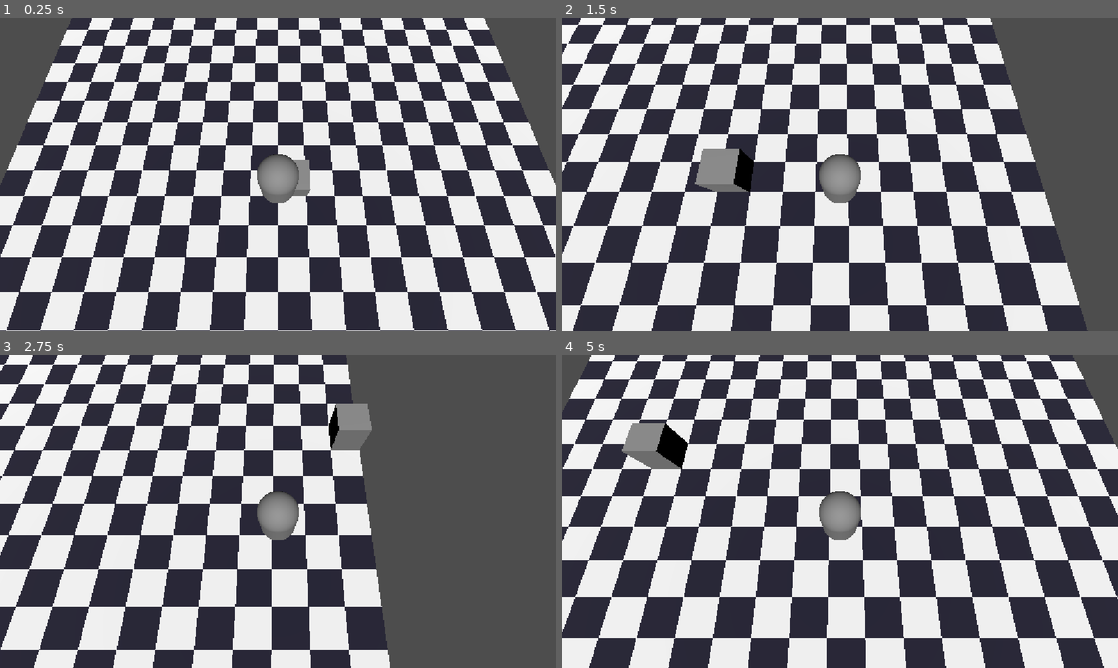
Above: before the commit, frames 1-4 (two rows, left to right).
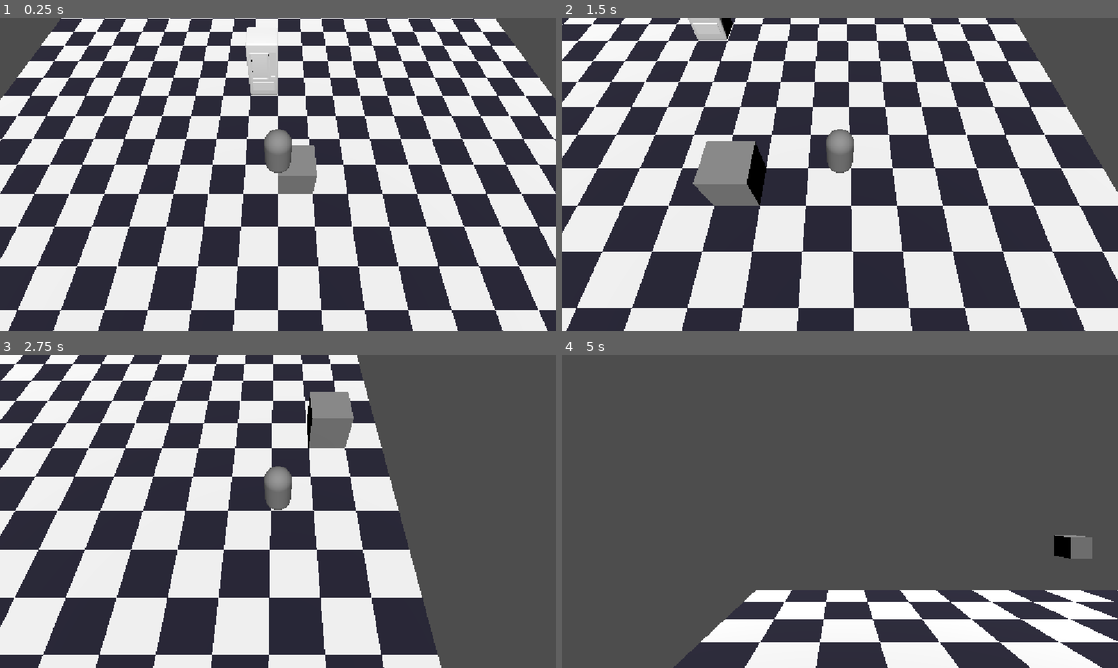
Above: after the commit, the same moments.

Repository: khriii/3d-food-tycoon
Game: Godot game, scene res://scenes/main/main.tscn
Same seed, same stepped clock (60 frames per second), same inputs: the game is played once before the commit and once after it.
Inputs (mouse positions are in pixels of both pictures, inside the frame that each line leads up to):
- Up to frame 1 (0.25 s): no input
- Up to frame 2 (1.5 s): move the mouse to (962, 158) at 0.52 s; hold D (move_right) 0.53-1.28 s; move the mouse to (728, 190) at 1.27 s; hold S (move_down) from 1.28 s (still down)
- Up to frame 3 (2.75 s): move the mouse to (333, 442) at 2.02 s; release S (move_down) at 2.03 s; hold D (move_right) from 2.03 s (still down)
- Up to frame 4 (5 s): move the mouse to (812, 574) at 2.77 s; release D (move_right) at 2.78 s; hold W (move_up) 2.78-3.53 s; move the mouse to (1006, 558) at 3.52 s; hold A (move_left) from 3.53 s (still down); move the mouse to (673, 464) at 4.27 s

The runs differ from the first frame. In frame 1, 53% of the frame differs, in the area x 0-100%, y 0-100%; in frame 2, 52%; in frame 3, 40%; in frame 4, 89%.

Commit message:
Added vending machine 3d model and tested camera change

Diff:
--- a/3d-food-tycoon/project.godot
+++ b/3d-food-tycoon/project.godot
@@ -22,6 +22,10 @@
 
 window/stretch/mode="canvas_items"
 window/stretch/aspect="expand"
+
+[filesystem]
+
+import/blender/enabled=false
 
 [input]
 
--- a/3d-food-tycoon/scenes/main/main.tscn
+++ b/3d-food-tycoon/scenes/main/main.tscn
@@ -13,5 +13,6 @@
 transform = Transform3D(1, 0, 0, 0, 1, 0, 0, 0, 1, 0, 2.3396206, 0)
 
 [node name="Camera3D" type="Camera3D" parent="Player" unique_id=1330465765]
-transform = Transform3D(1, 0, 0, 0, 0.304352, 0.95255965, 0, -0.95255965, 0.304352, 0, 5.1024265, 1.4579086)
-size = 8.0
+transform = Transform3D(1, 0, 0, 0, 0.51861143, 0.8550101, 0, -0.8550101, 0.51861143, 0, 4.9434776, 3.565308)
+fov = 60.0
+size = 10.804
--- /dev/null
+++ b/3d-food-tycoon/scenes/objects/vending_machine/vending_machine.tscn
@@ -0,0 +1,17 @@
+[gd_scene format=3 uid="uid://cbcveu8igtaxm"]
+
+[ext_resource type="PackedScene" uid="uid://bdawg0vlsmpwk" path="res://assets/models/vending_machine.glb" id="1_a2vq1"]
+
+[sub_resource type="BoxShape3D" id="BoxShape3D_qgins"]
+size = Vector3(1, 2, 1)
+
+[node name="VendingMachine" type="StaticBody3D" unique_id=1818691325]
+
+[node name="vending_machine" parent="." unique_id=1930283752 instance=ExtResource("1_a2vq1")]
+
+[node name="CollisionShape3D" type="CollisionShape3D" parent="." unique_id=755790275]
+transform = Transform3D(1, 0, 0, 0, 1, 0, 0, 0, 1, 0, 1, 0)
+shape = SubResource("BoxShape3D_qgins")
+
+[node name="CameraTarget" type="Marker3D" parent="." unique_id=873075453]
+transform = Transform3D(1, 0, 0, 0, 1, -0.00044457614, 0, 0.00044457614, 1, 0, 2.1829944, 4.7804785)
--- a/3d-food-tycoon/scenes/player/player.tscn
+++ b/3d-food-tycoon/scenes/player/player.tscn
@@ -4,15 +4,20 @@
 [ext_resource type="Script" uid="uid://t67tn2usl4lf" path="res://components/input_component.gd" id="2_dovo2"]
 
 [sub_resource type="CapsuleMesh" id="CapsuleMesh_qgins"]
+height = 2.0756836
 
 [sub_resource type="CylinderShape3D" id="CylinderShape3D_qgins"]
+height = 1.076
+radius = 0.319
 
 [node name="Player" type="CharacterBody3D" unique_id=1045326340]
 
 [node name="MeshInstance3D" type="MeshInstance3D" parent="." unique_id=201924410]
+transform = Transform3D(0.6, 0, 0, 0, 0.6, 0, 0, 0, 0.6, 0, 0.022705078, 0)
 mesh = SubResource("CapsuleMesh_qgins")
 
 [node name="CollisionShape3D" type="CollisionShape3D" parent="." unique_id=546670423]
+transform = Transform3D(1, 0, 0, 0, 1, 0, 0, 0, 1, 0, 0.055, 0)
 shape = SubResource("CylinderShape3D_qgins")
 
 [node name="MovementComponent" type="Node3D" parent="." unique_id=641073668 node_paths=PackedStringArray("entity", "input_component")]
--- /dev/null
+++ b/3d-food-tycoon/scenes/restaurants/pizzeria/pizzeria.gd
@@ -0,0 +1,22 @@
+extends Node3D
+
+@export var vending_machine : StaticBody3D
+
+
+func _ready() -> void:
+	await get_tree().create_timer(3.0).timeout
+
+	print("Camera moved")
+	if vending_machine:
+		var camera_target: Marker3D = vending_machine.find_child("CameraTarget")
+
+		if not camera_target:
+			print("camera_target not found")
+			return
+
+		var camera = get_viewport().get_camera_3d()
+
+		if not camera:
+			print("camera not found")
+
+		camera.global_transform = camera_target.global_transform
--- a/3d-food-tycoon/scenes/restaurants/pizzeria/pizzeria.tscn
+++ b/3d-food-tycoon/scenes/restaurants/pizzeria/pizzeria.tscn
@@ -1,7 +1,9 @@
 [gd_scene format=3 uid="uid://bcbat6rrwa4j6"]
 
+[ext_resource type="Script" uid="uid://c63t5x0i2w8bv" path="res://scenes/restaurants/pizzeria/pizzeria.gd" id="1_kek23"]
 [ext_resource type="Texture2D" uid="uid://btmj8donbesb7" path="res://assets/textures/floor/floor_00.png" id="1_yrjyl"]
 [ext_resource type="PackedScene" uid="uid://3pcfs4um6bry" path="res://scenes/objects/test/test_cube.tscn" id="2_drdss"]
+[ext_resource type="PackedScene" uid="uid://cbcveu8igtaxm" path="res://scenes/objects/vending_machine/vending_machine.tscn" id="3_hu5ha"]
 
 [sub_resource type="StandardMaterial3D" id="StandardMaterial3D_gmlin"]
 albedo_texture = ExtResource("1_yrjyl")
@@ -13,7 +15,9 @@
 
 [sub_resource type="WorldBoundaryShape3D" id="WorldBoundaryShape3D_yrjyl"]
 
-[node name="Pizzeria" type="Node3D" unique_id=569201585]
+[node name="Pizzeria" type="Node3D" unique_id=569201585 node_paths=PackedStringArray("vending_machine")]
+script = ExtResource("1_kek23")
+vending_machine = NodePath("VendingMachine")
 
 [node name="Plane" type="StaticBody3D" parent="." unique_id=710864948]
 
@@ -28,3 +32,6 @@
 transform = Transform3D(1, 0, 0, 0, 0.51896566, 0.8547951, 0, -0.8547951, 0.51896566, 0, 23.651575, 8.2497425)
 
 [node name="TestCube" parent="." unique_id=1559702355 instance=ExtResource("2_drdss")]
+
+[node name="VendingMachine" parent="." unique_id=1818691325 instance=ExtResource("3_hu5ha")]
+transform = Transform3D(1, 0, 0, 0, 1, 0, 0, 0, 1, -0.5, 0, -4.5)
Binary file added: 3d-food-tycoon/assets/models/dish.glb
Not shown, added: 3d-food-tycoon/assets/models/dish.glb.import
Binary file added: 3d-food-tycoon/assets/models/vending_machine.glb
Not shown, added: 3d-food-tycoon/assets/models/vending_machine.glb.import
Not shown, added: 3d-food-tycoon/scenes/restaurants/pizzeria/pizzeria.gd.uid
Not shown, added: 3d-food-tycoon/assets/dish.blend
